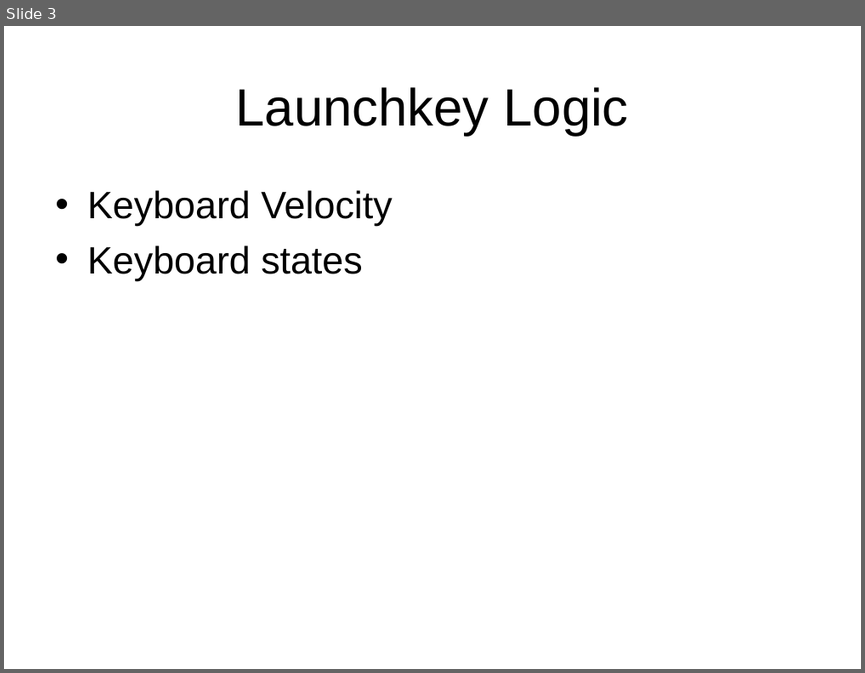
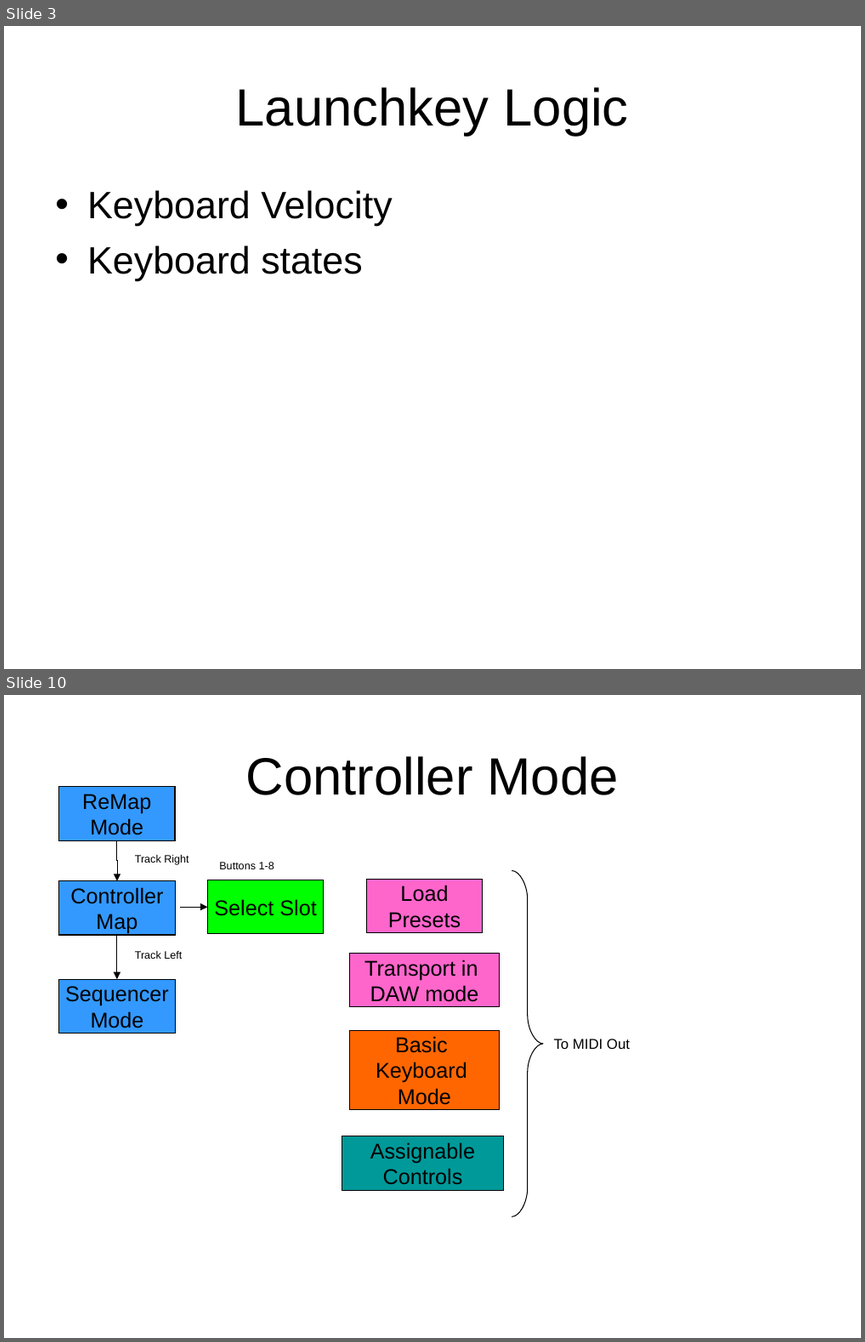
Before and after one commit to AdrianGin/NovationLaunchkey, a slide deck: NovationLaunchkey/res/TechDiagram.ppt. Shown one above the other, each under a label of ours: slide 3 before the commit, slides 3 and 10 after it; the slides between them are not shown. The pictures are 865x673 and 865x1342 pixels, drawn with LibreOffice and Linux fonts; fonts in the diff are those of the drawing. Boxes give left, top, right and bottom in pixels: in the first picture for what was removed or moved away, otherwise in the second. Text is boxed around its words. In the diff, an @@ line names an element or a change of style, - is before the commit and + after.

```diff
--- a/NovationLaunchkey/res/TechDiagram.ppt
+++ b/NovationLaunchkey/res/TechDiagram.ppt
@@ slide 10 added at <box>4,695,861,1338</box>, background #FFFFFF @@
@@ title added at <box>246,756,619,795</box>, 44 pt, text #000000 @@
+Controller Mode
@@ rectangle added at <box>59,787,175,840</box>, fill #3399FF, outline #000000 0.74 pt, 18 pt, text #000000 @@
+ReMap
+Mode
@@ elbow arrow added from (117, 840) to (117, 881), #000000 0.74 pt @@
@@ text added at <box>135,855,188,865</box>, 9 pt, text #000000 @@
+Track Right
@@ text added at <box>219,862,274,869</box>, 9 pt, text #000000 @@
+Buttons 1-8
@@ freeform shape added at <box>512,871,544,1217</box>, outline #000000 0.74 pt @@
@@ rectangle added at <box>59,881,175,935</box>, fill #3399FF, outline #000000 0.74 pt, 18 pt, text #000000 @@
+Controller
+Map
@@ rectangle added at <box>208,880,324,934</box>, fill #00FF00, outline #000000 0.74 pt, 18 pt, text #000000 @@
+Select Slot
@@ rectangle added at <box>366,879,482,932</box>, fill #FF66CC, outline #000000 0.74 pt, 18 pt, text #000000 @@
+Load
+Presets
@@ elbow arrow added from (181, 907) to (208, 907), #000000 0.74 pt @@
@@ elbow arrow added from (117, 935) to (117, 979), #000000 0.74 pt @@
@@ text added at <box>135,951,182,959</box>, 9 pt, text #000000 @@
+Track Left
@@ rectangle added at <box>349,953,499,1007</box>, fill #FF66CC, outline #000000 0.74 pt, 18 pt, text #000000 @@
+Transport in
+DAW mode
@@ rectangle added at <box>59,979,175,1032</box>, fill #3399FF, outline #000000 0.74 pt, 18 pt, text #000000 @@
+Sequencer
+Mode
@@ rectangle added at <box>349,1030,499,1109</box>, fill #FF6600, outline #000000 0.74 pt, 18 pt, text #000000 @@
+Basic
+Keyboard
+Mode
@@ text added at <box>554,1038,630,1049</box>, 12 pt, text #000000 @@
+To MIDI Out
@@ rectangle added at <box>341,1136,504,1191</box>, fill #009999, outline #000000 0.74 pt, 18 pt, text #000000 @@
+Assignable
+Controls
```
Also in this commit, not shown: 1 slide changed, 4 other slides added, 5 other files.
